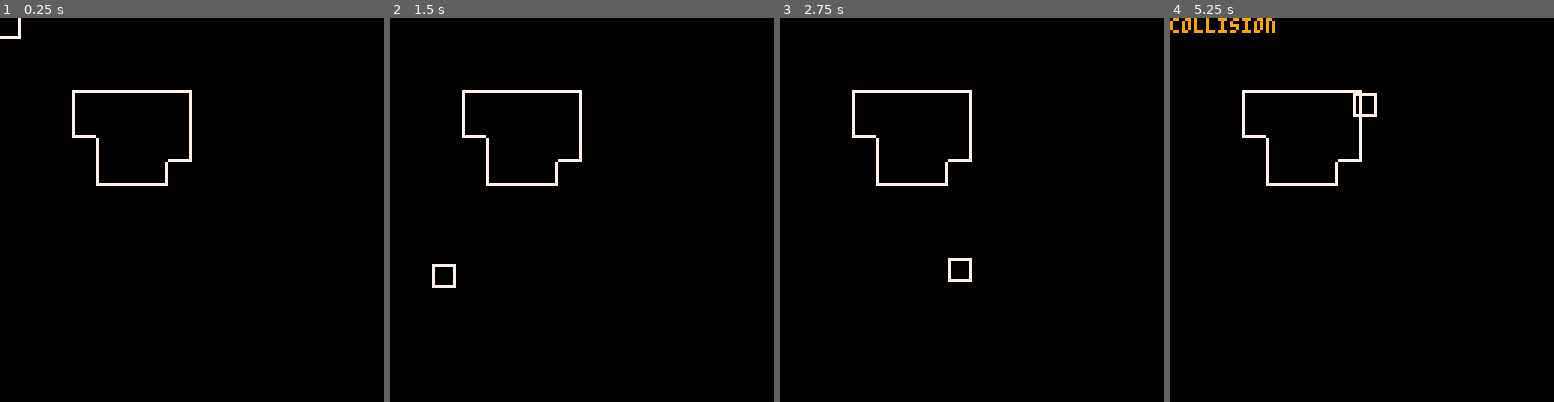
Above: before the commit, frames 1-4 (left to right).
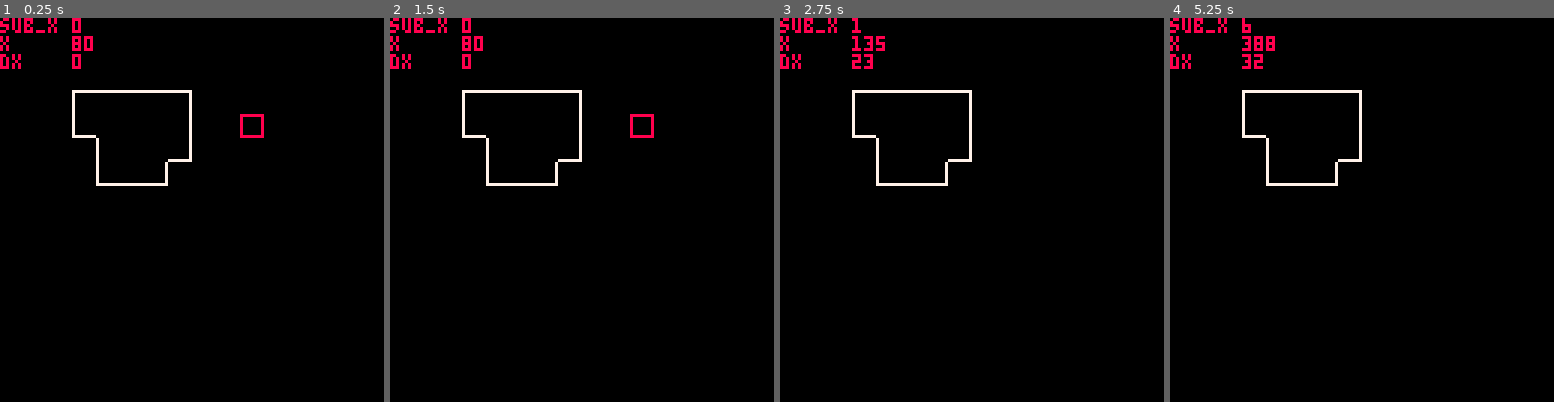
Above: after the commit, the same moments.

Repository: jmcarlson0320/chicken
Game: PICO-8 cartridge chicken.p8
The game is run twice, just before and just after one commit, with the same random seed, the same clock (stepped at 60 frames per second) and the same inputs.
Inputs (mouse positions are in pixels of both pictures, inside the frame that each line leads up to):
- Up to frame 1 (0.25 s): no input
- Up to frame 2 (1.5 s): tap X (X key) at 0.33, 1.07 s; click (670, 121) at 0.67 s; tap O (Z key) at 0.7 s; click (436, 267) at 1.22 s
- Up to frame 3 (2.75 s): hold Right 1.6-2.1 s; tap O (Z key) at 1.7, 2.1, 2.5 s; click (887, 114) at 1.77 s; tap X (X key) at 1.85 s; hold Up 2.15-2.42 s; click (952, 259) at 2.32 s; hold Right from 2.47 s (still down)
- Up to frame 4 (5.25 s): click (1404, 106) at 2.87 s; tap O (Z key) every 0.4 s from 2.9 to 4.9 s; tap X (X key) at 2.97, 4.08, 5.2 s; release Right at 3.03 s; hold Left 3.08-3.58 s; click (1465, 256) at 3.42 s; hold Down 3.63-3.97 s; click (1231, 102) at 3.97 s; hold Right 4.02-4.68 s; click (1292, 248) at 4.52 s; hold Up 4.73-5.03 s; click (1354, 94) at 5.07 s; hold Left from 5.08 s (still down)

The runs differ from the first frame. In frame 1, 0.9% of the frame differs, in the area x 0-69%, y 0-32%; in frame 2, 1.1%; in frame 3, 1.0%; in frame 4, 1.3%, in the area x 0-54%, y 0-26%.

Commit message:
Factor move functions

Diff:
--- a/chicken.p8
+++ b/chicken.p8
@@ -7,24 +7,17 @@
 DX_MAX_RUN = 36
 
 function _init()
-	mouse_init()
-	mouse_x  = 0
-	mouse_y = 0
-	collision = false
+	box = create_test_box(80, 32)
 end
 
 function _update()
-	mouse_x, mouse_y = mouse_pos()
-	collision = collide_map(mouse_x, mouse_y)
+	update_box(box)
 end
 
 function _draw()
 	cls()
 	map()
-	rect(mouse_x, mouse_y, mouse_x+7, mouse_y+7, 7)
-	if collision then
-		print("collision", 9)
-	end
+	draw_box(box)
 	--[[
 	print("subx:      "..player.sub_x)
 	print("x:         "..player.x)
@@ -49,33 +42,58 @@
 	}
 end
 
+function move_x(obj, dx)
+	obj.sub_x += obj.dx
+	local move_x = obj.sub_x \ SUB_PIXEL
+	if move_x ~= 0 then
+		obj.sub_x -= move_x * SUB_PIXEL
+		local sign = sgn(move_x)
+		while move_x ~= 0 do
+			if not collide_map(obj.x + sign, obj.y) then
+				obj.x += sign
+				move_x -= sign
+			else
+				obj.dx = 0
+				obj.sub_x = 0
+				break
+			end
+		end
+	end
+end
+
+function move_y(obj)
+	obj.sub_y += obj.dy
+	local move_y = obj.sub_y \ SUB_PIXEL
+	if move_y ~= 0 then
+		obj.sub_y -= move_y * SUB_PIXEL
+		local sign = sgn(move_y)
+		while move_y ~= 0 do
+			if not collide_map(obj.x, obj.y + sign) then
+				obj.y += sign
+				move_y -= sign
+			else
+				obj.dy = 0
+				obj.sub_y = 0
+				break
+			end
+		end
+	end
+end
+
 function update_box(b)
 	if btn(0) then b.dx -= 1 end
 	if btn(1) then b.dx += 1 end
 	if btn(2) then b.dy -= 1 end
 	if btn(3) then b.dy += 1 end
 
-	-- here we do collisions
-	b.sub_x += b.dx
-	local move_x = b.sub_x \ SUB_PIXEL
-	if move_x ~= 0 then
-		b.sub_x -= move_x * SUB_PIXEL
-		local sign = sgn(move_x)
-		while move_x ~= 0 do
-			if not collide_map() then
-				b.x += sign
-				move_x -= sign
-			else
-				break
-			end
-		end
-	end
+	move_x(b)
+	move_y(b)
 end
 
 function draw_box(b)
-	print(b.sub_x)
-	print(b.x)
-	print(b.dx)
+	print("sub_x "..b.sub_x)
+	print("x     "..b.x)
+	print("dx    "..b.dx)
 	rect(b.x, b.y, b.x+7, b.y+7, 8)
 end
 
@@ -194,20 +212,6 @@
 	p.y = p.sub_y \ SUB_PIXEL
 
 	if p.airborne then
-		p.dy += 1
-		local tile_x = p.x \ 8
-		local tile_y = p.y \ 8 + 1
-		local tile_below_player = mget(tile_x, tile_y)
-		if fget(tile_below_player) == 1 then
-			local a = {x1=p.x, y1=p.y, x2=(p.x + 7), y2=(p.y + 7)}
-			local b = {x1=(tile_x * 8), y1=(tile_y * 8), x2=(tile_x * 8 + 7), y2=(tile_y * 8 + 7)}
-			if collide(a, b) then
-				p.y -= 1
-				p.sub_y = p.y * SUB_PIXEL
-				p.dy = 0
-				p.airborne = false
-			end
-		end
 	end
 
 end
